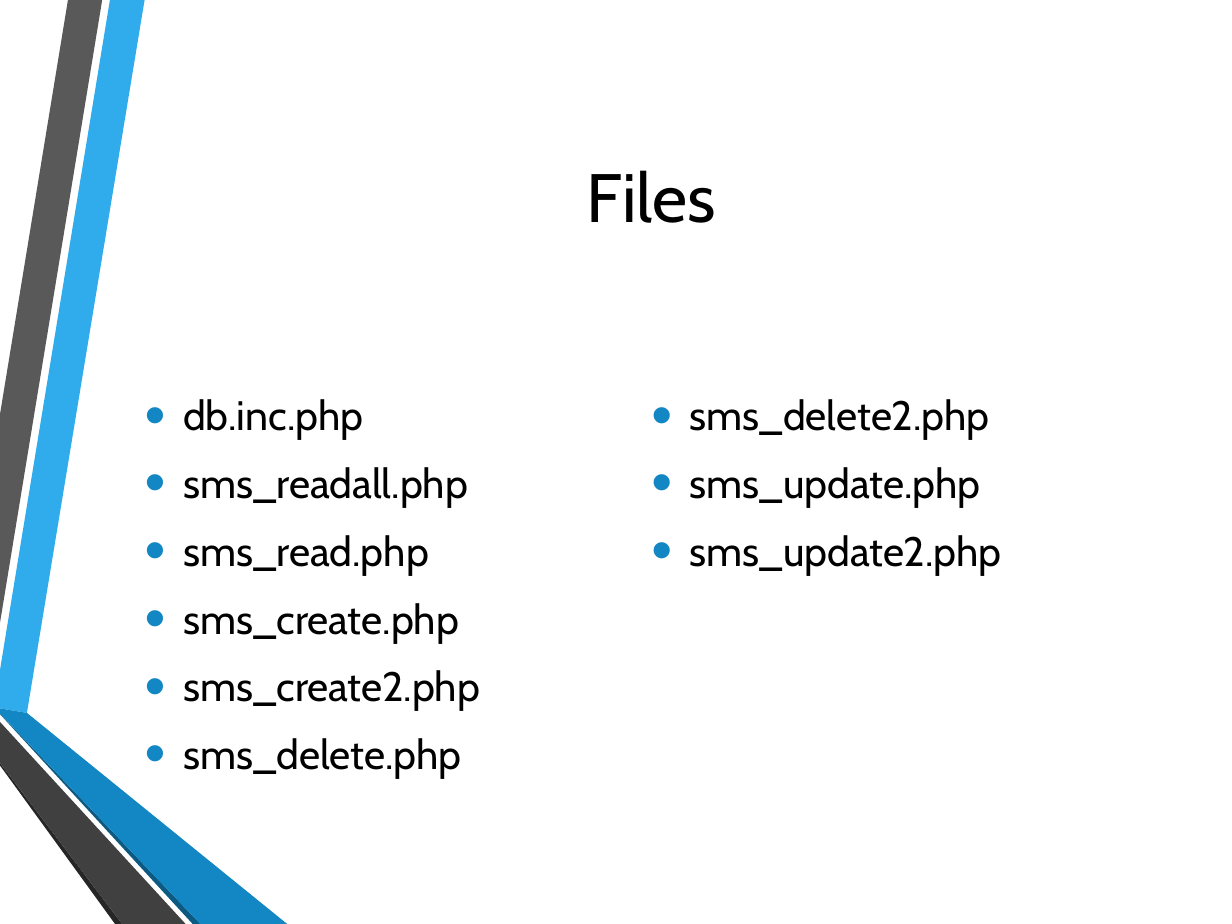
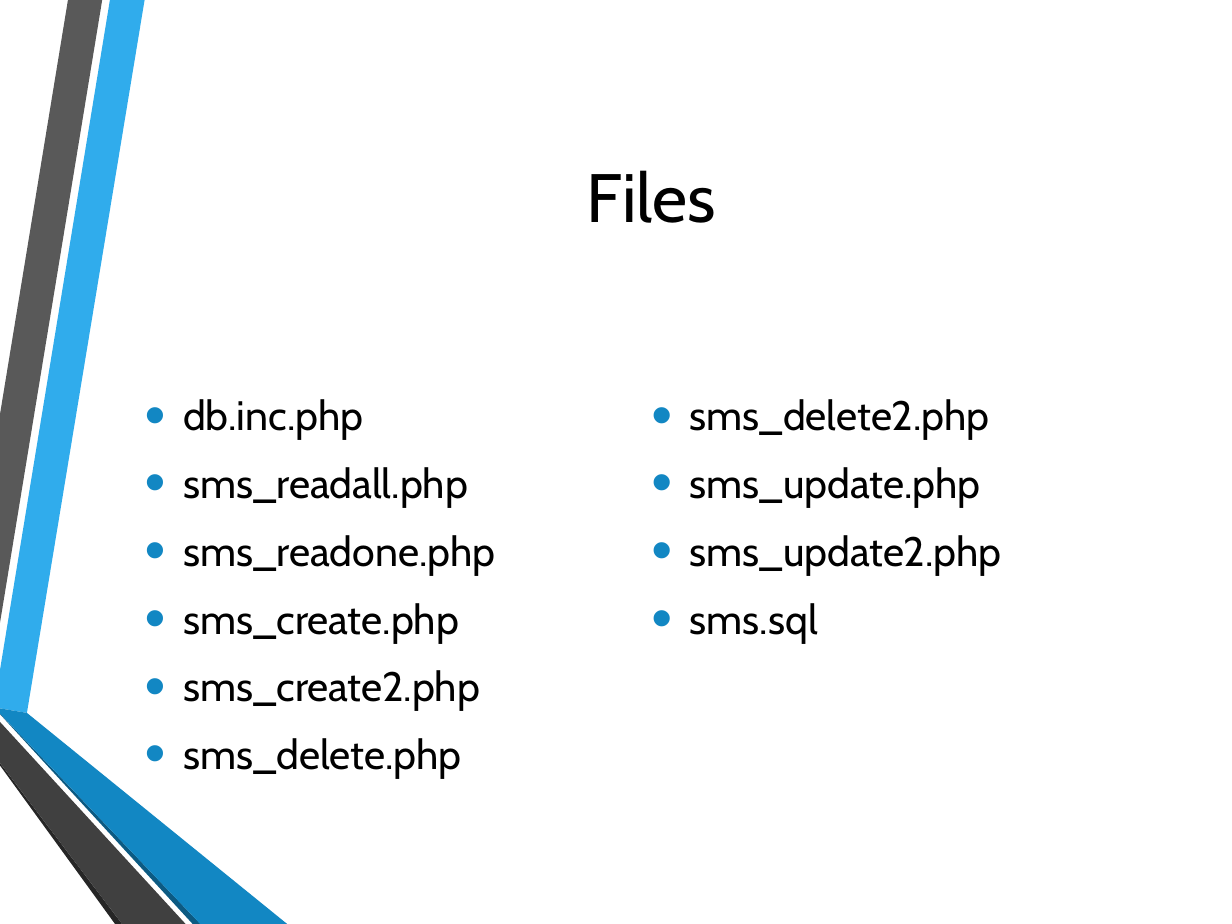
Before and after one commit to hatted/fevaworks-php, a slide deck: slide 19 of php-fw9/SMS.pptx (slide 10 before the commit). Drawn at 1232x924 pixels with LibreOffice and Linux fonts; fonts in the diff are those of the drawing; background and template pictures are left out. Boxes give left, top, right and bottom in pixels: in the first picture for what was removed or moved away, otherwise in the second. Text is boxed around its words. In the diff, an @@ line names an element or a change of style, - is before the commit and + after.

```diff
--- a/php-fw9/SMS.pptx
+++ b/php-fw9/SMS.pptx
@@ text at (x1=183, y1=535, x2=495, y2=576): text changed @@
-• sms_read.php
+• sms_readone.php
@@ text at (x1=690, y1=603, x2=818, y2=643): paragraph added @@
+• sms.sql
```
Also in this commit, not shown: 3 other slides changed, 8 slides added, 34 other files.
